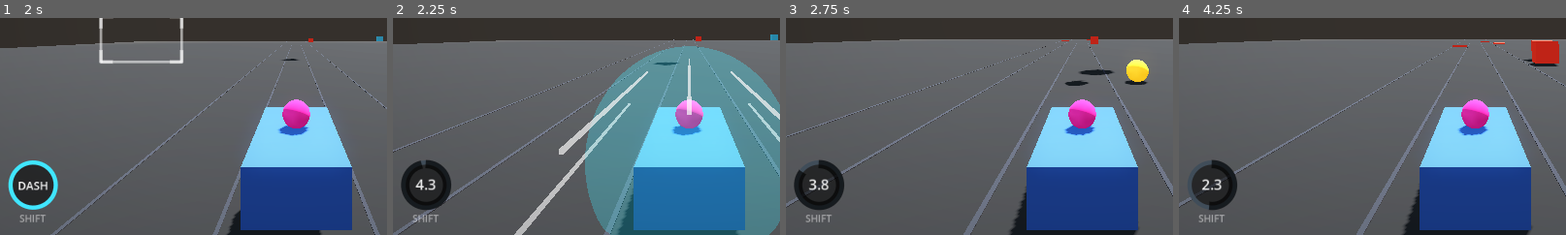
Above: before the commit, frames 1-4 (left to right).
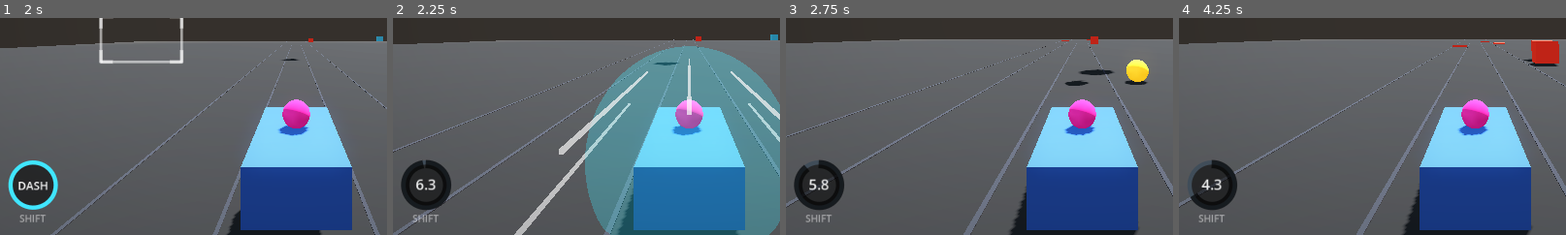
Above: after the commit, the same moments.

Repository: Wasumyon/war-idols
Game: Godot game, scene res://slice.tscn
Two runs of this game, one before a commit and one after it. Both use one fixed random seed, a clock stepped at 60 frames per second and the inputs below. This scene is started directly instead of the project's main scene.
Inputs (mouse positions are % of the whole screen's width and height, from its top left):
- Up to frame 1 (2 s): tap Enter at 0.5 s; move the mouse to (72, 45) at 0.52 s; hold D (turnRight) 0.53-1.28 s; tap Ctrl (drift) at 0.6 s; click (72, 45) at 0.67 s; tap Space (jump) at 0.77, 1.52 s; move the mouse to (30, 55) at 1.27 s; hold S (brake) from 1.28 s (still down); tap R at 1.35 s
- Up to frame 2 (2.25 s): move the mouse to (60, 28) at 2.02 s; release S (brake) at 2.03 s; hold D (turnRight) from 2.03 s (still down); hold Shift from 2.03 s (still down)
- Up to frame 3 (2.75 s): keep holding D (turnRight); keep holding Shift
- Up to frame 4 (4.25 s): move the mouse to (45, 70) at 2.77 s; release D (turnRight) at 2.78 s; release Shift at 2.78 s; hold W (accelerate) 2.78-3.53 s; tap Enter at 2.85 s; click (45, 70) at 2.92 s; tap Space (jump) at 3.02, 3.77 s; move the mouse to (80, 65) at 3.52 s; hold A (turnLeft) from 3.53 s (still down); tap Ctrl (drift) at 3.6 s
The pictures show only the part of the screen within x 12-62%, y 50-100%; the shares and areas given below are measured in that part.

Frame 1 is identical in both runs. In frame 2, less than 0.1% of the frame differs, in the area x 5-9%, y 65-80%; in frame 3, less than 0.1%; in frame 4, 0.3%, in the area x 3-9%, y 74-89%.

Commit message:
Dash cooldown 4.5s -> 6.5s

Diff:
--- a/car/slice/runner.gd
+++ b/car/slice/runner.gd
@@ -23,7 +23,7 @@
 
 @export var dash_speed := 92.0
 @export var dash_time := 0.55
-@export var dash_cooldown := 4.5
+@export var dash_cooldown := 6.5
 
 @export var stand_height := 1.45
 @export var duck_height := 0.9
